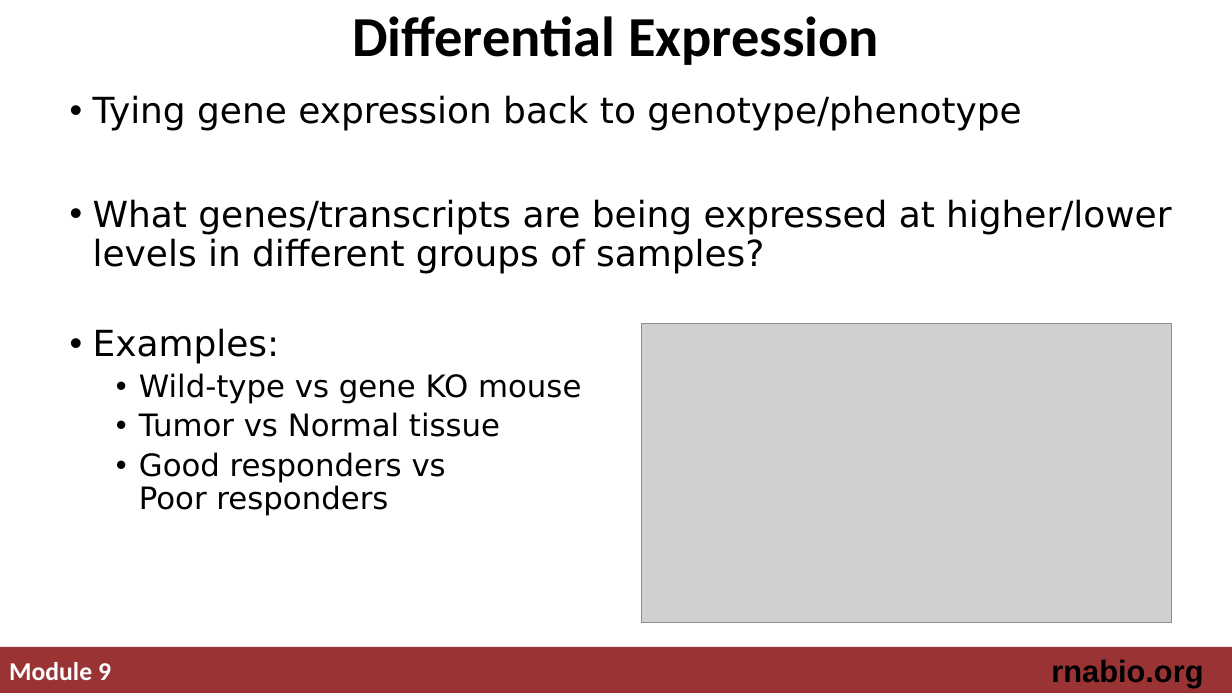
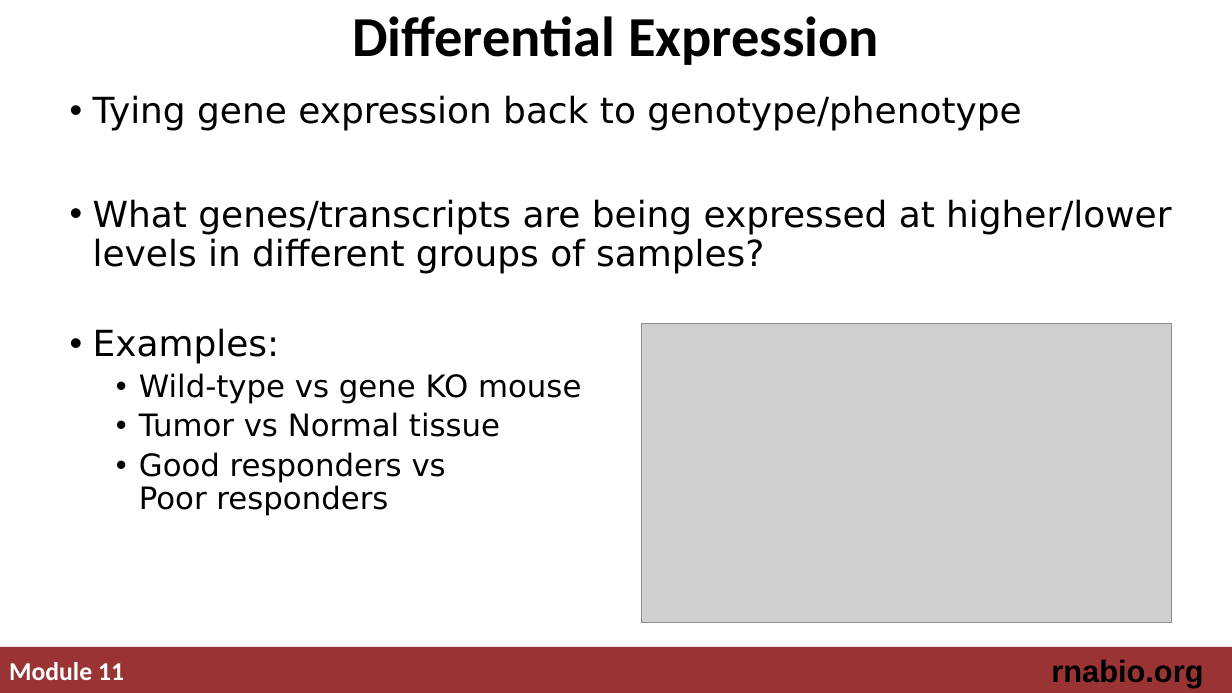
Before and after one commit to griffithlab/rnabio.org, a slide deck: slide 2 of assets/lectures/cbw-cshl/2019/mini/RNASeq_MiniLecture_11_01_DifferentialExpression.pptx. Drawn at 1232x693 pixels with LibreOffice and Linux fonts; fonts in the diff are those of the drawing; grey boxes stand for pictures. Boxes give left, top, right and bottom in pixels: in the first picture for what was removed or moved away, otherwise in the second. Text is boxed around its words. In the diff, an @@ line names an element or a change of style, - is before the commit and + after.

```diff
--- a/assets/lectures/cbw-cshl/2019/mini/RNASeq_MiniLecture_11_01_DifferentialExpression.pptx
+++ b/assets/lectures/cbw-cshl/2019/mini/RNASeq_MiniLecture_11_01_DifferentialExpression.pptx
@@ text at (x1=9, y1=662, x2=124, y2=680): text changed @@
-Module 9
+Module 11
```
Also in this commit, not shown: 12 other slides changed, 1 other file.
